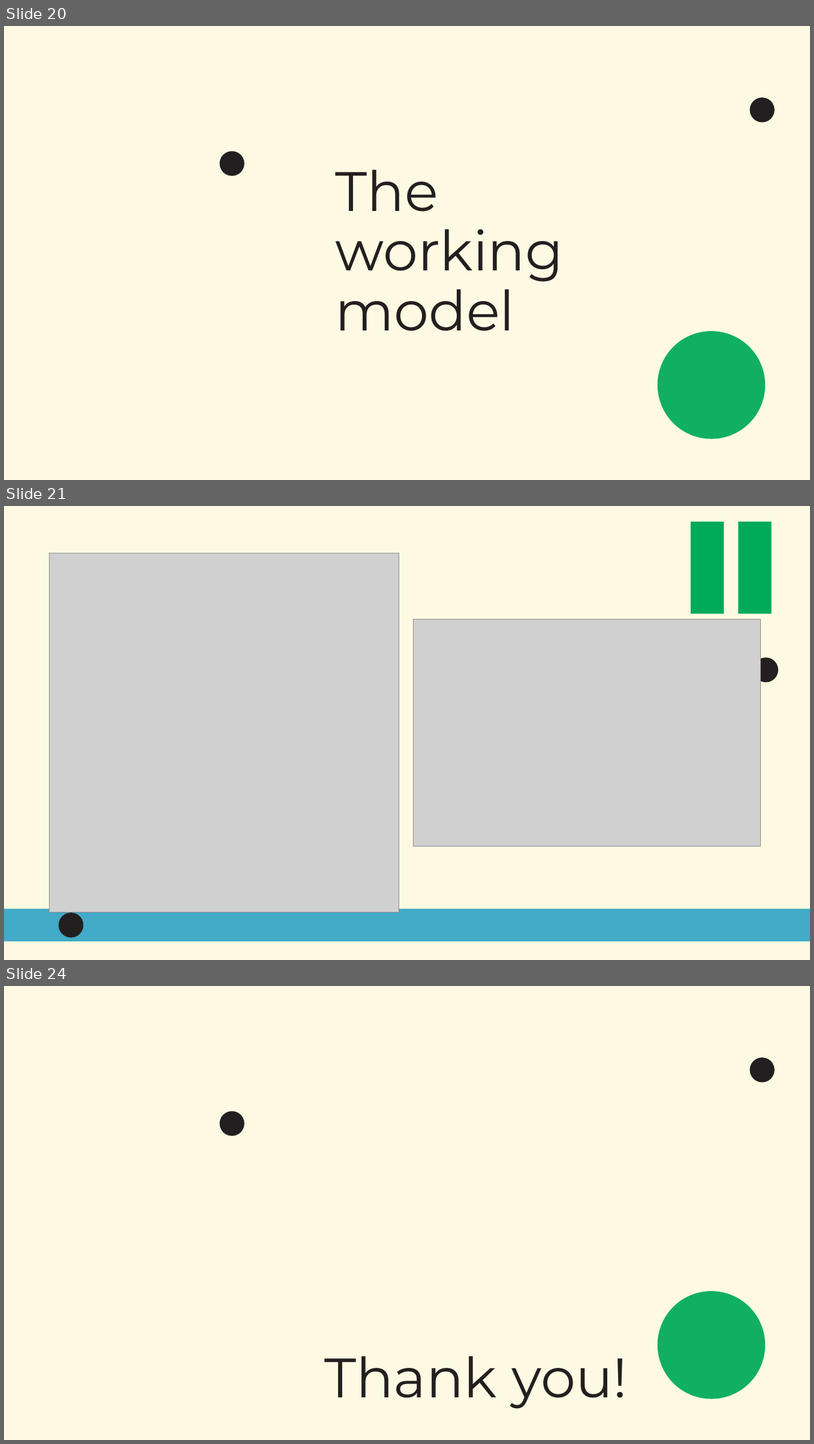
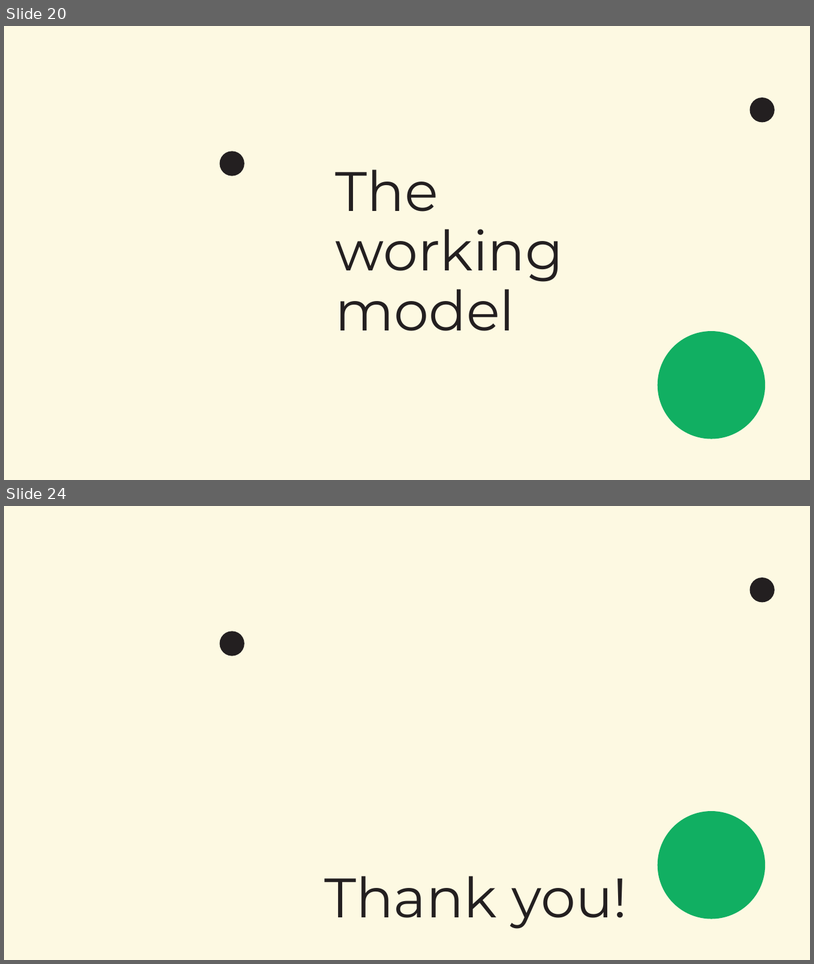
Before and after one commit to FedericoAlvetreti/TherMike, a slide deck: G22_slides.pptx. Shown one above the other, each under a label of ours: slides 20, 21 and 24 before the commit, slides 20 and 24 after it; the slides between them are not shown. The pictures are 814x1444 and 814x964 pixels, drawn with LibreOffice and Linux fonts; fonts in the diff are those of the drawing; grey boxes stand for pictures; background and template pictures are left out. Boxes give left, top, right and bottom in pixels: in the first picture for what was removed or moved away, otherwise in the second. Text is boxed around its words. In the diff, an @@ line names an element or a change of style, - is before the commit and + after.

```diff
--- a/G22_slides.pptx
+++ b/G22_slides.pptx
@@ slide 21 removed at (x1=4, y1=506, x2=810, y2=960), background #FDF9E2 @@
@@ rectangle removed at (x1=691, y1=522, x2=725, y2=613) @@
@@ rectangle removed at (x1=739, y1=522, x2=772, y2=613) @@
@@ rectangle removed at (x1=52, y1=526, x2=769, y2=613) @@
@@ rectangle removed at (x1=53, y1=532, x2=762, y2=554) @@
@@ picture removed at (x1=50, y1=553, x2=399, y2=912) @@
@@ rectangle removed at (x1=53, y1=554, x2=762, y2=605) @@
@@ picture removed at (x1=414, y1=619, x2=761, y2=846) @@
@@ ellipse removed at (x1=754, y1=657, x2=779, y2=682) @@
@@ freeform shape removed at (x1=4, y1=908, x2=810, y2=941) @@
@@ ellipse removed at (x1=59, y1=913, x2=83, y2=937) @@
```
Also in this commit, not shown: 2 slides changed, 3 slides added, 2 other slides removed.
